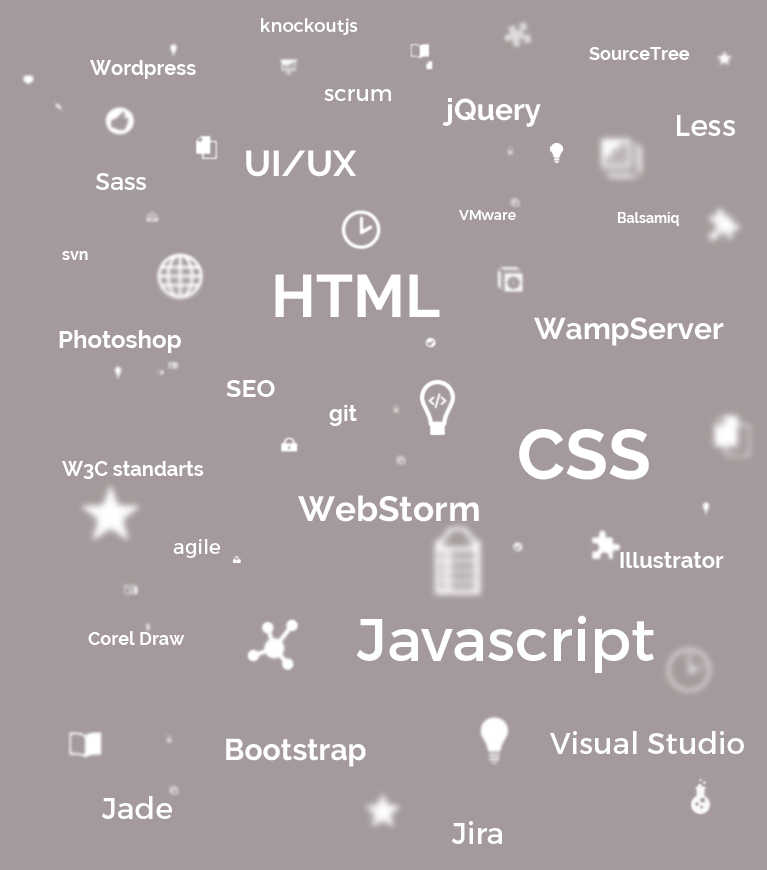
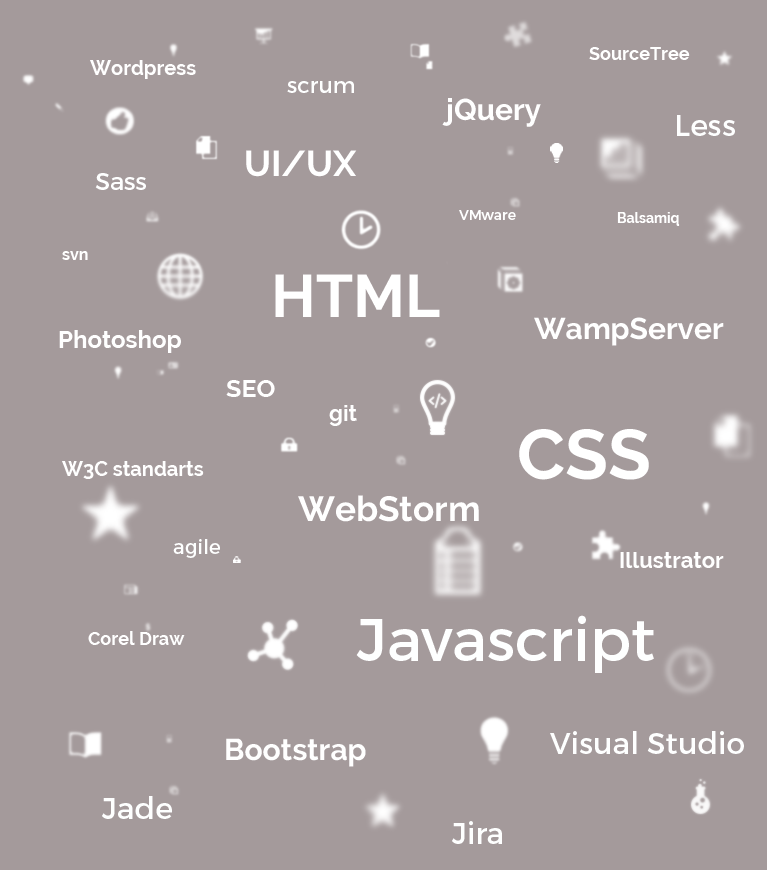
The second (767, 870) image is a revision of the first. Changes to its layers:
painted on "parallax_1" over <box>253,25,300,77</box>
painted on "parallax_2" over <box>261,18,391,101</box>
